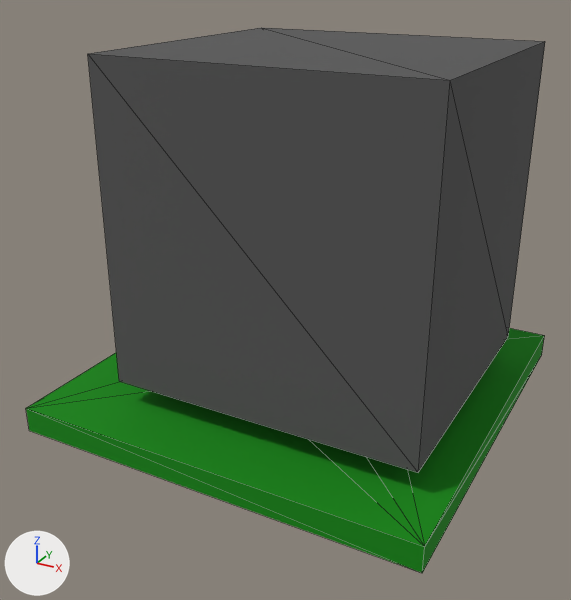
One commit to the OBJ model TchooTchoo/Assets/Graphics/Obstacles/Obstacle_1x1_2.obj: the scene before it, then after it.
Both versions are drawn from a 50 mm lens placed at (1.33, -2.61, 1.7), pointed at (-0.03, -0.14, 0.46). Arrows for +X, +Y and +Z are at lower left; the lights stay in place. Mesh edges are drawn as thin lines. Where no turn or scale is listed for an object, it has been applied to the vertices. Vertices at the same position are counted once.

Names of what the first picture shows: 'Untitled'.
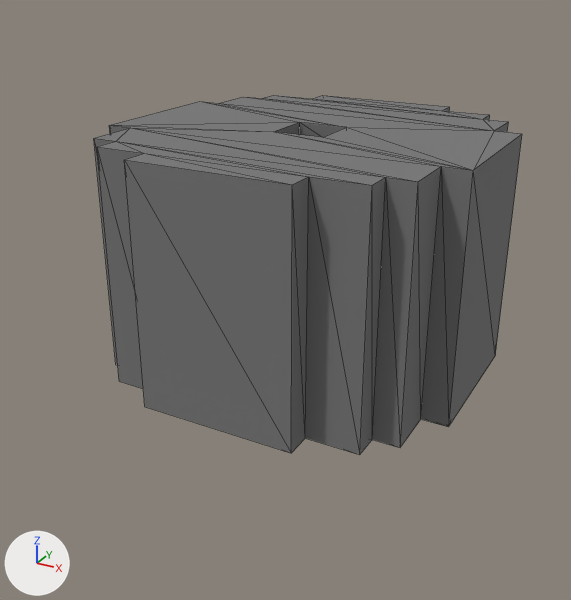
Pixel boxes [x1, y1, x2, y2] of what changed, in the pictures (571 x 600 px):
```json
{"object": "Untitled", "change": "reshaped", "before": [26, 28, 545, 573], "after": [94, 95, 522, 455], "on screen": "18% narrower, 34% shorter"}
```

The change, as JSON lines over the scene's bpy script:
```json
{"block": "me_untitled", "where": "# used by ob_untitled; location = (0.0, 0.0, 0.0)"}
{"op": "remove", "block": "me_untitled", "code": "me_untitled.from_pydata(...)  # 24 vertices, 44 faces; spans x -0.8..0.8, y -0.8..0.8, z 0.0..1.4"}
{"op": "add", "block": "me_untitled", "code": "me_untitled.from_pydata(...)  # 80 vertices, 156 faces; spans x -0.7..0.7, y -0.7..0.7, z 0.1..1.1"}
{"block": "me_untitled", "change": "me_untitled part 1"}
{"block": "me_untitled", "change": "18 vertices are removed from x -0.8..0.8, y -0.8..0.8, z 0.0..1.4"}
{"block": "me_untitled", "change": "42 faces are deleted"}
{"block": "me_untitled", "change": "44 vertices are added at x -0.7..0.7, y -0.7..0.7, z 0.1..1.1"}
{"block": "me_untitled", "change": "30 new vertices lie (0.0, 0.0, 0.9) away from vertices in x -0.7..0.7, y -0.7..0.7, z 0.2"}
{"block": "me_untitled", "change": "154 new faces join them"}
```
